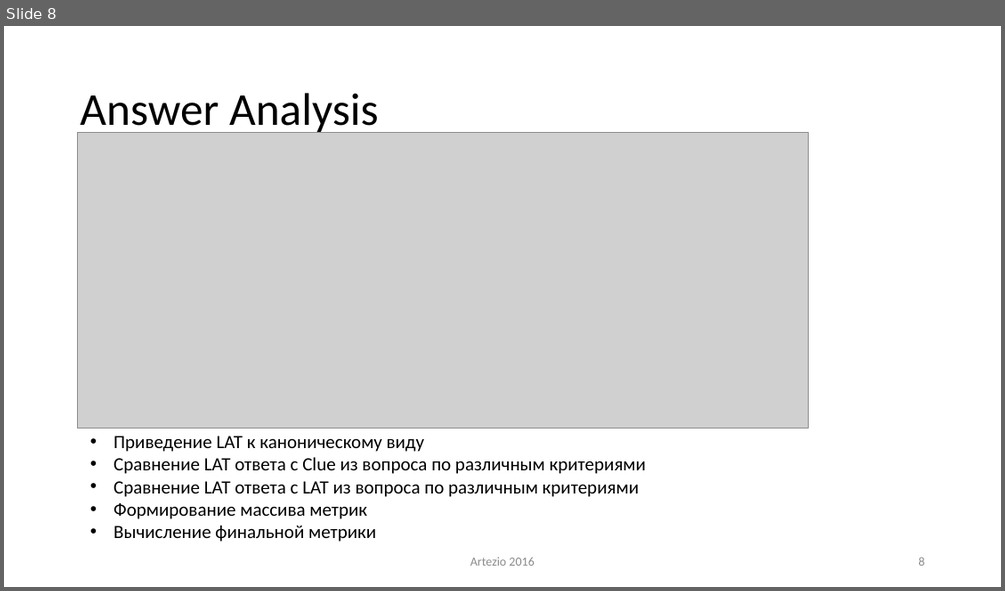
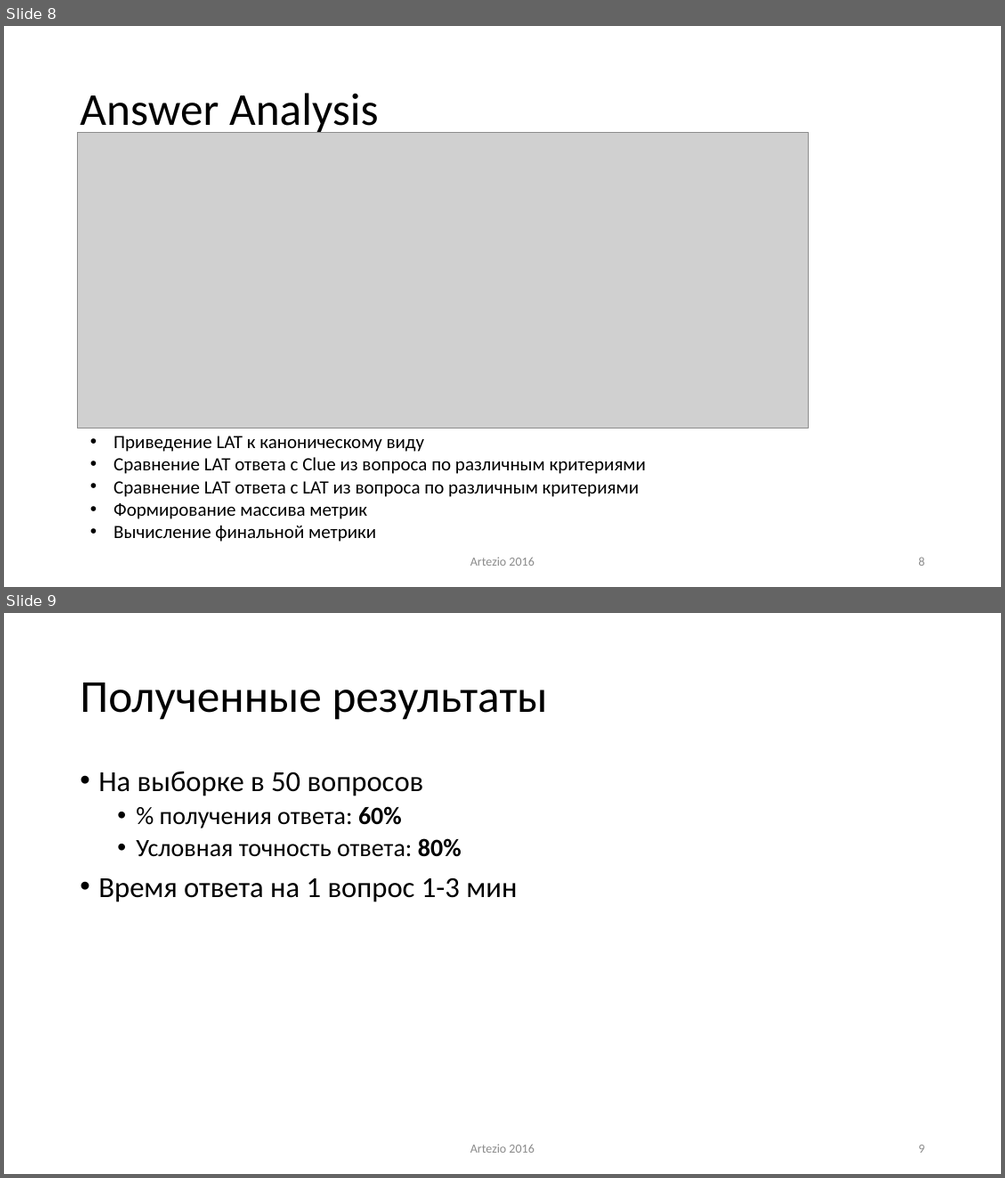
Before and after one commit to ike3/yodaqa, a slide deck: doc/Presentation.pptx. Shown one above the other, each under a label of ours: slide 8 before the commit, slides 8 and 9 after it. The pictures are 1005x591 and 1005x1178 pixels, drawn with LibreOffice and Linux fonts; fonts in the diff are those of the drawing; grey boxes stand for pictures. Boxes give left, top, right and bottom in pixels: in the first picture for what was removed or moved away, otherwise in the second. Text is boxed around its words. In the diff, an @@ line names an element or a change of style, - is before the commit and + after.

```diff
--- a/doc/Presentation.pptx
+++ b/doc/Presentation.pptx
@@ slide 9 added at bbox=[4, 613, 1001, 1174], background #FFFFFF @@
@@ title added at bbox=[80, 682, 548, 720], 44 pt, text #141414 @@
+Полученные результаты
@@ text added at bbox=[98, 771, 517, 902], 28 pt, text #141414 @@
+• На выборке в 50 вопросов
+  • % получения ответа: 60%
+  • Условная точность ответа: 80%
+• Время ответа на 1 вопрос 1-3 мин
@@ text added at bbox=[470, 1143, 534, 1152], 12 pt, text #8C8C8C @@
+Artezio 2016
@@ page number added at bbox=[918, 1144, 924, 1152], 12 pt, text #8C8C8C @@
+9
```
Also in this commit, not shown: 1 slide changed, 2 other slides added, 3 other files.
